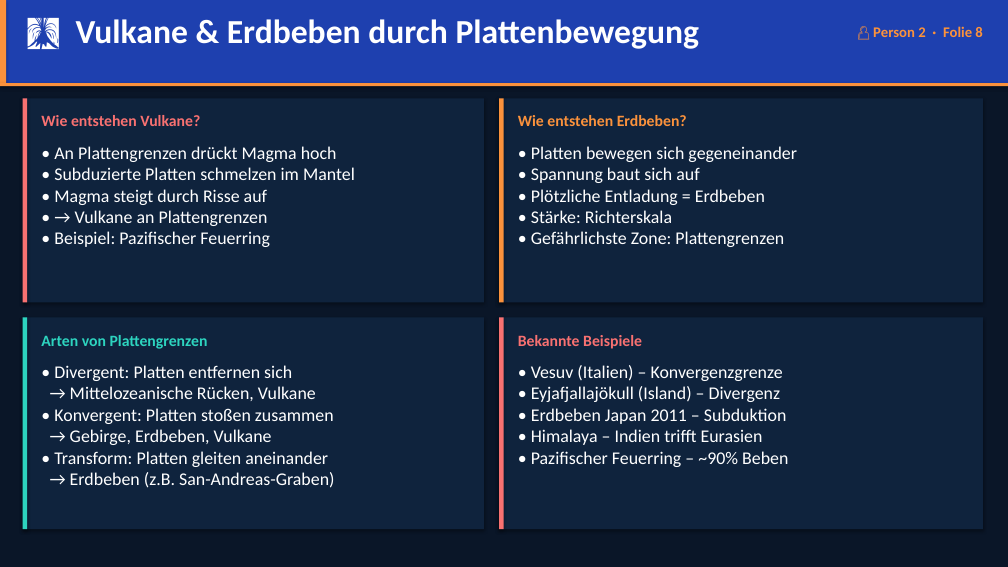
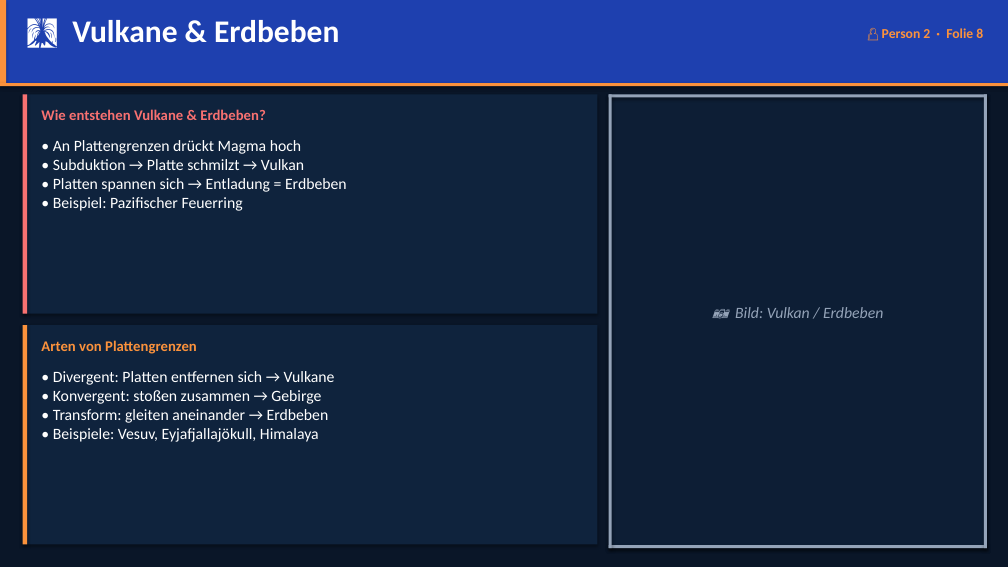
Before and after one commit to welias123/pulsewave-app, a slide deck: slide 8 of Aufbau_der_Erde.pptx. Drawn at 1008x567 pixels with LibreOffice and Linux fonts; fonts in the diff are those of the drawing. Boxes give left, top, right and bottom in pixels: in the first picture for what was removed or moved away, otherwise in the second. Text is boxed around its words. In the diff, an @@ line names an element or a change of style, - is before the commit and + after.

```diff
--- a/Aufbau_der_Erde.pptx
+++ b/Aufbau_der_Erde.pptx
@@ text at box(72, 20, 339, 43): text changed; size 32 to 30 pt @@
-🌋 Vulkane & Erdbeben durch Plattenbewegung
+🌋 Vulkane & Erdbeben
@@ text "👤 Person 2 · Folie ...": place and size @@
-text "👤 Person 2 · Folie ..." at box(873, 26, 982, 37)
+text "👤 Person 2 · Folie ..." at box(882, 28, 983, 38)
@@ text "👤 Person 2 · Folie ..." at box(882, 28, 983, 38): size 14 to 13 pt @@
@@ rectangle: place and size @@
-rectangle at box(23, 98, 27, 302)
+rectangle at box(23, 95, 27, 314)
@@ rectangle: place and size @@
-rectangle at box(23, 98, 484, 302)
+rectangle at box(23, 95, 597, 314)
@@ text at box(41, 109, 266, 120): text changed; size 15 to 14 pt @@
-Wie entstehen Vulkane?
+Wie entstehen Vulkane & Erdbeben?
@@ text removed at box(518, 115, 687, 126) @@
-Wie entstehen Erdbeben?
@@ rectangle: place and size @@
-rectangle at box(23, 318, 484, 529)
+rectangle at box(609, 95, 987, 548)
@@ rectangle at box(609, 95, 987, 548): fill #0F233D to #0D1E35 @@
@@ rectangle added at box(609, 95, 987, 98), fill #94A3B8 @@
@@ rectangle added at box(609, 95, 612, 548), fill #94A3B8 @@
@@ rectangle added at box(984, 95, 987, 548), fill #94A3B8 @@
@@ text at box(53, 140, 301, 211): size 17 to 15 pt in "• An Plattengrenzen drückt Magma hoch", "• Beispiel: Pazifischer Feuerring" @@
@@ text removed at box(531, 146, 797, 247) @@
-• Platten bewegen sich gegeneinander
-• Spannung baut sich auf
-• Plötzliche Entladung = Erdbeben
-• Stärke: Richterskala
-• Gefährlichste Zone: Plattengrenzen
@@ text at box(53, 159, 347, 192): text changed; size 17 to 15 pt @@
-• Subduzierte Platten schmelzen im Mantel
-• Magma steigt durch Risse auf
-• → Vulkane an Plattengrenzen
+• Subduktion → Platte schmilzt → Vulkan
+• Platten spannen sich → Entladung = Erdbeben
@@ rectangle: place and size @@
-rectangle at box(499, 98, 504, 302)
+rectangle at box(23, 325, 27, 544)
@@ rectangle: place and size @@
-rectangle at box(499, 98, 983, 302)
+rectangle at box(23, 325, 597, 544)
@@ rectangle removed at box(23, 318, 27, 529) @@
@@ rectangle removed at box(499, 318, 983, 529) @@
@@ rectangle removed at box(499, 318, 504, 529) @@
@@ text added at box(735, 307, 883, 318), 15 pt, text #94A3B8, italic @@
+📷 Bild: Vulkan / Erdbeben
@@ text "Arten von Plattengrenzen" at box(41, 340, 197, 354): size 15 to 14 pt, text colour #2DD4BF to #FB923C @@
@@ text removed at box(518, 335, 642, 349) @@
-Bekannte Beispiele
@@ text at box(53, 371, 335, 442): text changed; size 17 to 15 pt @@
-• Divergent: Platten entfernen sich
-→ Mittelozeanische Rücken, Vulkane
-• Konvergent: Platten stoßen zusammen
-→ Gebirge, Erdbeben, Vulkane
-• Transform: Platten gleiten aneinander
-→ Erdbeben (z.B. San-Andreas-Graben)
+• Divergent: Platten entfernen sich → Vulkane
+• Konvergent: stoßen zusammen → Gebirge
+• Transform: gleiten aneinander → Erdbeben
+• Beispiele: Vesuv, Eyjafjallajökull, Himalaya
@@ text removed at box(531, 365, 788, 467) @@
-• Vesuv (Italien) – Konvergenzgrenze
-• Eyjafjallajökull (Island) – Divergenz
-• Erdbeben Japan 2011 – Subduktion
-• Himalaya – Indien trifft Eurasien
-• Pazifischer Feuerring – ~90% Beben
@@ rectangle added at box(609, 545, 987, 548), fill #94A3B8 @@
```
Also in this commit, not shown: 8 other slides changed, 2 slides added, 1 slide removed, 1 other file.
